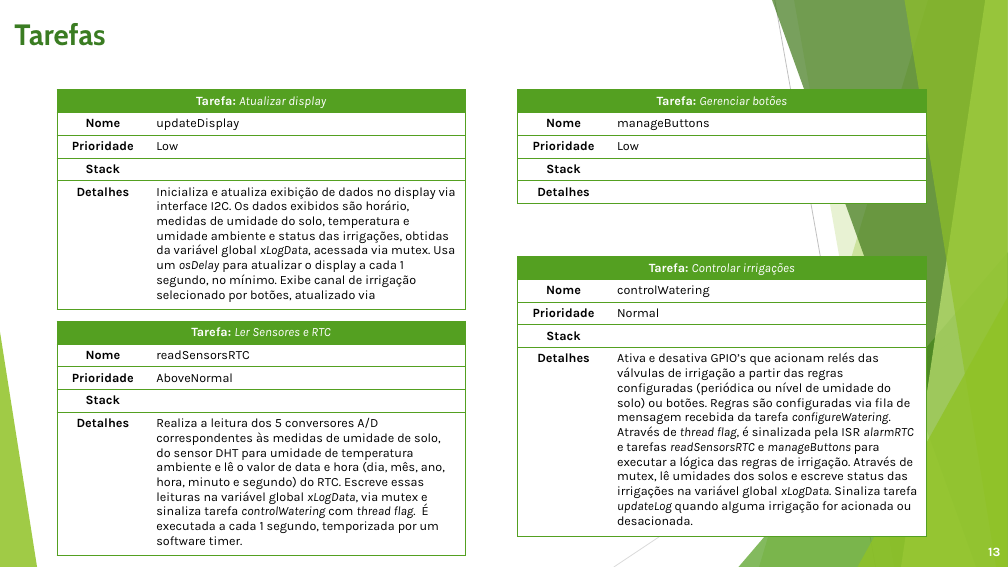
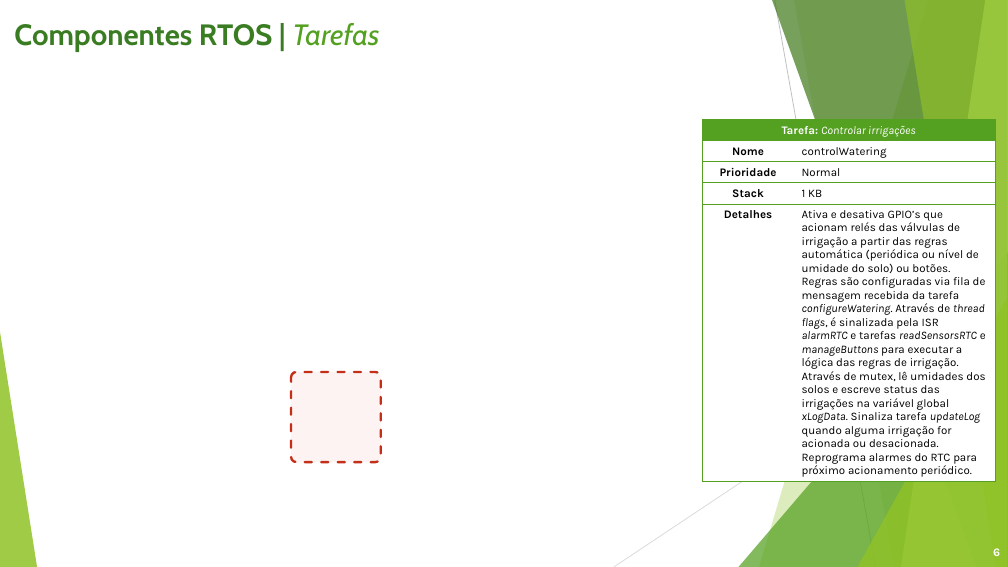
Before and after one commit to gabrielbrunheira/project-reggae, a slide deck: slide 6 of docs/IM420X - Projeto Reggae (Etapa 2).pptx (slide 13 before the commit). Drawn at 1008x567 pixels with LibreOffice and Linux fonts; fonts in the diff are those of the drawing; background and template pictures are left out. Boxes give left, top, right and bottom in pixels: in the first picture for what was removed or moved away, otherwise in the second. Text is boxed around its words. In the diff, an @@ line names an element or a change of style, - is before the commit and + after.

Commit message:
Finish first version of software specification

```diff
--- a/docs/IM420X - Projeto Reggae (Etapa 2).pptx
+++ b/docs/IM420X - Projeto Reggae (Etapa 2).pptx
@@ text at bbox=[14, 23, 379, 52]: text changed @@
-Tarefas
+Componentes RTOS | Tarefas
@@ table removed at bbox=[57, 90, 465, 309], 5 rows, 2 columns @@
-Tarefa: Atualizar display | 
-Nome | updateDisplay
-Prioridade | Low
-Stack | 
-Detalhes | Inicializa e atualiza exibição de dados no display via interface I2C. Os dados exibidos são horário, medidas de umidade do solo, temperatura e umidade ambiente e status das irrigações, obtidas da variável global xLogData, acessada via mutex. Usa um osDelay para atualizar o display a cada 1 segundo, no mínimo. Exibe canal de irrigação selecionado por botões, atualizado via
@@ table removed at bbox=[518, 90, 926, 203], 5 rows, 2 columns @@
-Tarefa: Gerenciar botões | 
-Nome | manageButtons
-Prioridade | Low
-Stack | 
-Detalhes | 
@@ table at bbox=[702, 119, 996, 490] @@
-row 4, column 2: 
+row 4, column 2: 1 KB
-row 5, column 2: Ativa e desativa GPIO’s que acionam relés das válvulas de irrigação a partir das regras configuradas (periódica ou nível de umidade do solo) ou botões. Regras são configuradas via fila de mensagem recebida da tarefa configureWatering. Através de thread flag, é sinalizada pela ISR alarmRTC e tarefas readSensorsRTC e manageButtons para executar a lógica das regras de irrigação. Através de mutex, lê umidades dos solos e escreve status das irrigações na variável global xLogData. Sinaliza tarefa updateLog quando alguma irrigação for acionada ou desacionada.
+row 5, column 2: Ativa e desativa GPIO’s que acionam relés das válvulas de irrigação a partir das regras automática (periódica ou nível de umidade do solo) ou botões. Regras são configuradas via fila de mensagem recebida da tarefa configureWatering. Através de thread flags, é sinalizada pela ISR alarmRTC e tarefas readSensorsRTC e manageButtons para executar a lógica das regras de irrigação. Através de mutex, lê umidades dos solos e escreve status das irrigações na variável global xLogData. Sinaliza tarefa updateLog quando alguma irrigação for acionada ou desacionada. Reprograma alarmes do RTC para próximo acionamento periódico.
@@ size 12 to 11 pt in "Tarefa: Controlar irrigações", "Nome", "controlWatering", "Prioridade" and 3 more places @@
@@ table: place and size @@
-table at bbox=[518, 257, 926, 537]
+table at bbox=[702, 119, 996, 490]
@@ table removed at bbox=[57, 321, 465, 549], 5 rows, 2 columns @@
-Tarefa: Ler Sensores e RTC | 
-Nome | readSensorsRTC
-Prioridade | AboveNormal
-Stack | 
-Detalhes | Realiza a leitura dos 5 conversores A/D correspondentes às medidas de umidade de solo, do sensor DHT para umidade de temperatura ambiente e lê o valor de data e hora (dia, mês, ano, hora, minuto e segundo) do RTC. Escreve essas leituras na variável global xLogData, via mutex e sinaliza tarefa controlWatering com thread flag. É executada a cada 1 segundo, temporizada por um software timer.
@@ rounded rectangle added at bbox=[291, 372, 381, 462], fill #F8D2CC at 25% opacity, outline #C42F1A 2.25 pt dashed @@
@@ page number at bbox=[993, 548, 1000, 556]: text changed; size 12 to 11 pt @@
-13
+6
```
Also in this commit, not shown: 4 other slides changed, 18 slides added, 14 slides removed, 4 other files.
